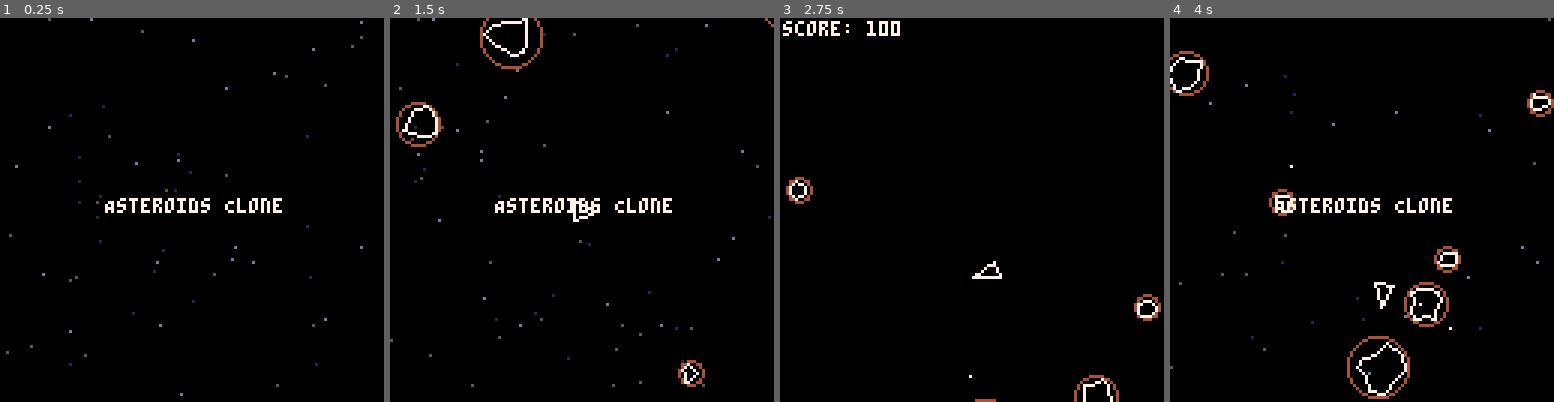
Above: before the commit, frames 1-4 (left to right).
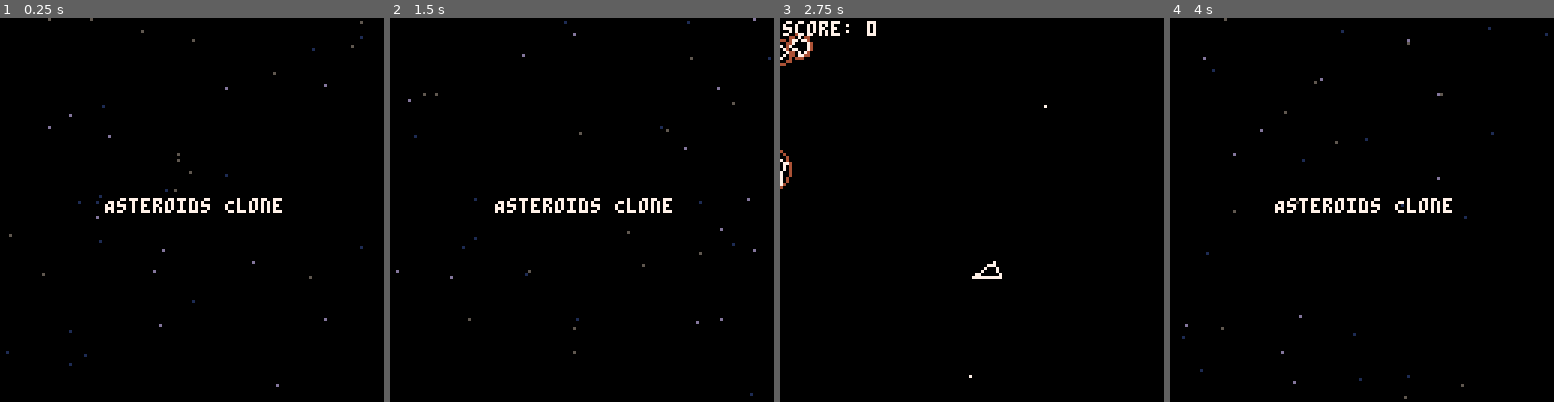
Above: after the commit, the same moments.

Repository: spencersokol/asteroids
Game: PICO-8 cartridge demo.p8
The game is run twice, just before and just after one commit, with the same random seed, the same clock (stepped at 60 frames per second) and the same inputs.
Inputs:
- Up to frame 1 (0.25 s): no input
- Up to frame 2 (1.5 s): tap X (X key) at 0.33, 1.07 s; tap O (Z key) at 0.7 s
- Up to frame 3 (2.75 s): hold Right 1.6-2.1 s; tap O (Z key) at 1.7, 2.1, 2.5 s; tap X (X key) at 1.85 s; hold Up 2.15-2.42 s; hold Right from 2.47 s (still down)
- Up to frame 4 (4 s): tap O (Z key) at 2.9, 3.3, 3.7 s; tap X (X key) at 2.97 s; release Right at 3.03 s; hold Left 3.08-3.58 s

The runs differ from the first frame. In frame 1, 0.3% of the frame differs, in the area x 1-95%, y 0-99%; in frame 2, 1.8%; in frame 3, 1.4%; in frame 4, 2.6%, in the area x 0-100%, y 0-100%.

Commit message:
Fix scene switching between game and title

Diff:
--- a/src/entities/star.lua
+++ b/src/entities/star.lua
@@ -3,7 +3,7 @@
     -- "constants"
     label = "star",
 
-    colors = {1, 5, 13},
+    colors = {0, 1, 5, 13},
 
     x = 0,
     y = 0,
--- a/src/scenes/game.lua
+++ b/src/scenes/game.lua
@@ -87,6 +87,7 @@
     end,
 
     destroy = function(_ENV)
+        scene.destroy(_ENV)
         state:destroy()
     end,
 
Not shown, changed: README.md
